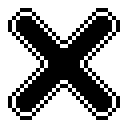
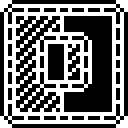
Revision of a layered 128x128 image; what changed, layer by layer:
added layer "arrow_down #16" above "arrow_down #13" over (x1=0, y1=0, x2=128, y2=128)
hid "brush shape rectangle #3", painted on it over (x1=8, y1=8, x2=120, y2=120)
